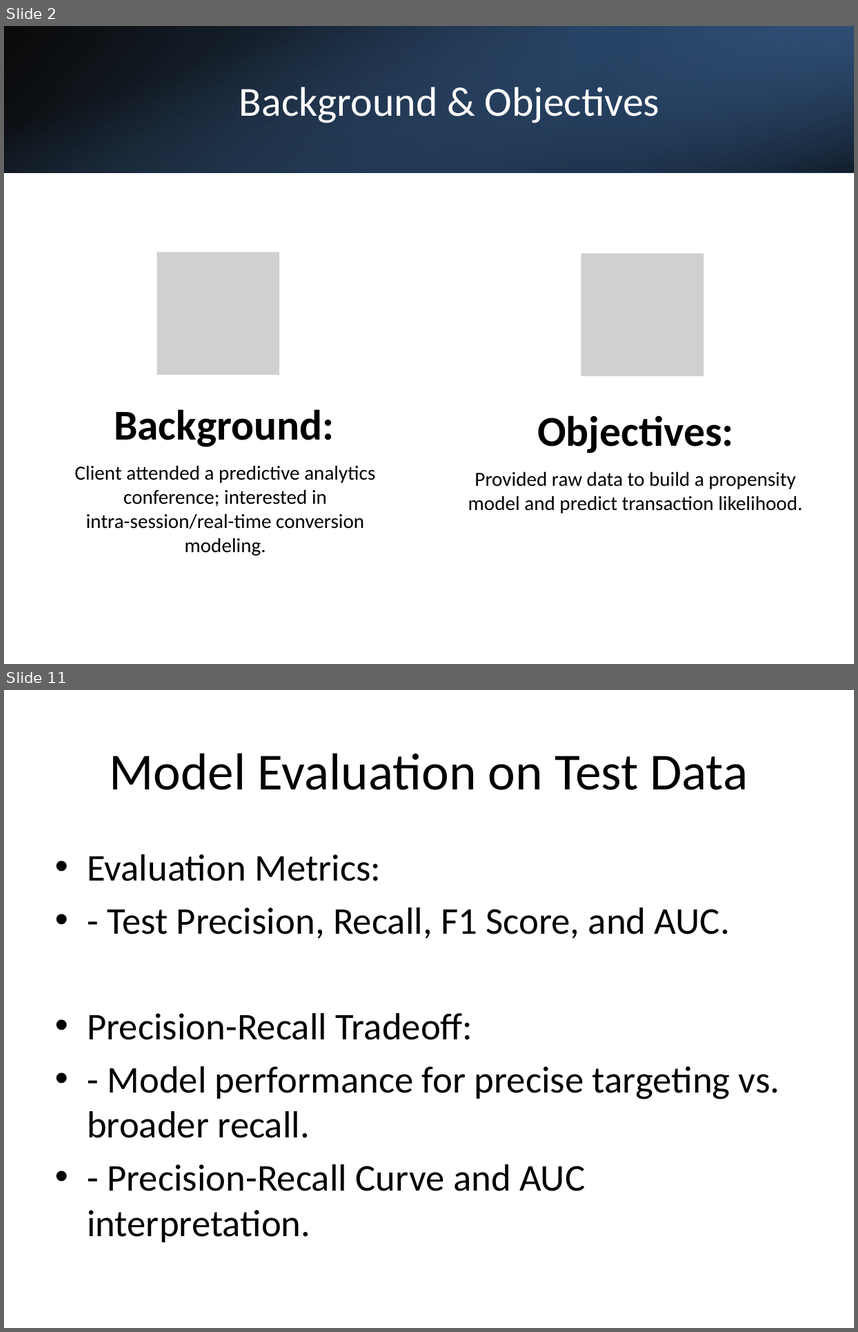
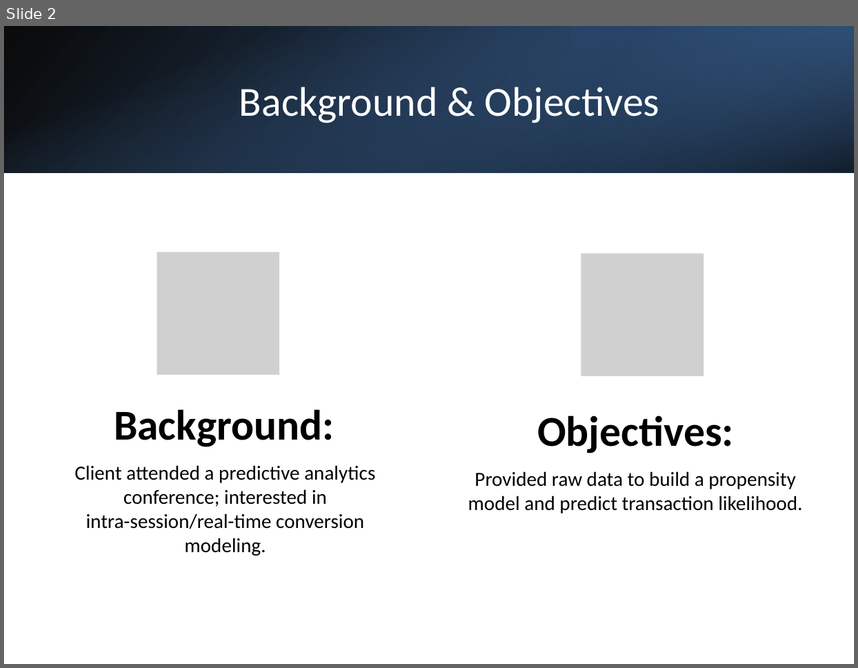
Before and after one commit to wfgoh/modules, a slide deck: presentation.pptx. Shown one above the other, each under a label of ours: slides 2 and 11 before the commit, slide 2 after it; the slides between them are not shown. The pictures are 858x1332 and 858x668 pixels, drawn with LibreOffice and Linux fonts; fonts in the diff are those of the drawing; grey boxes stand for pictures. Boxes give left, top, right and bottom in pixels: in the first picture for what was removed or moved away, otherwise in the second. Text is boxed around its words. In the diff, an @@ line names an element or a change of style, - is before the commit and + after.

```diff
--- a/presentation.pptx
+++ b/presentation.pptx
@@ slide 11 removed at box(4, 690, 854, 1328), background #FFFFFF @@
@@ title removed at box(109, 753, 748, 790) @@
-Model Evaluation on Test Data
@@ text removed at box(87, 854, 780, 1242) @@
-• Evaluation Metrics:
-• - Test Precision, Recall, F1 Score, and AUC.
-• Precision-Recall Tradeoff:
-• - Model performance for precise targeting vs. broader recall.
-• - Precision-Recall Curve and AUC interpretation.
```
Also in this commit, not shown: 8 slides changed, 1 slide added, 1 other slide removed.
